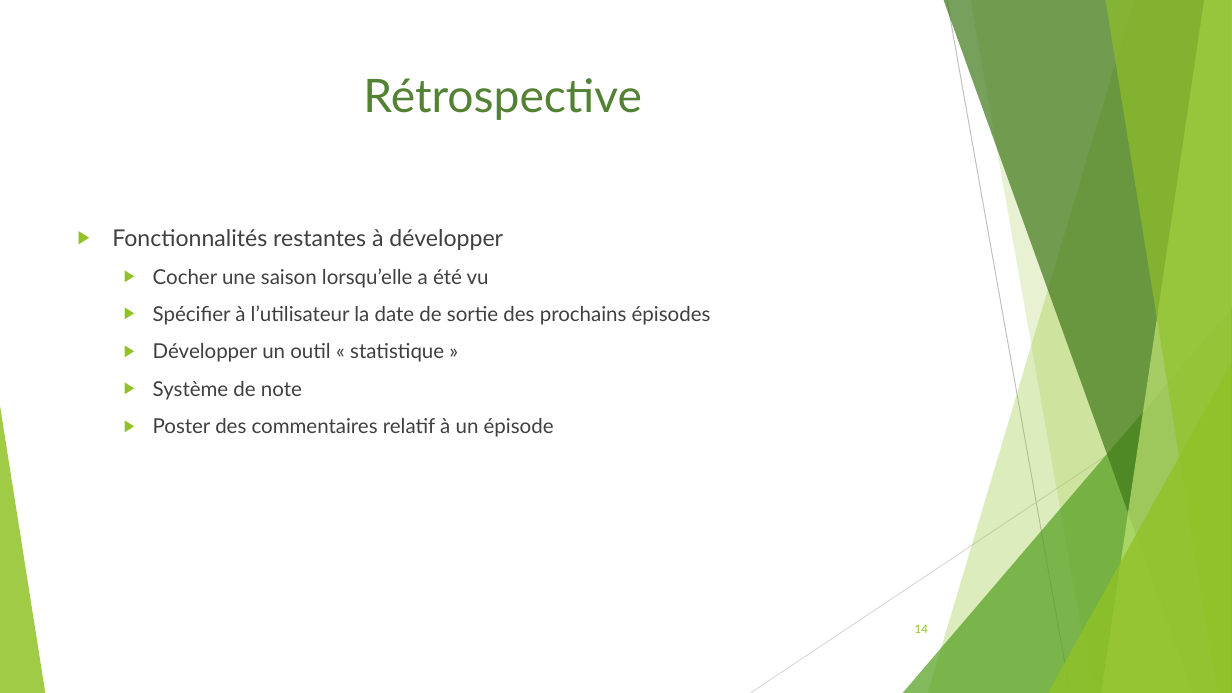
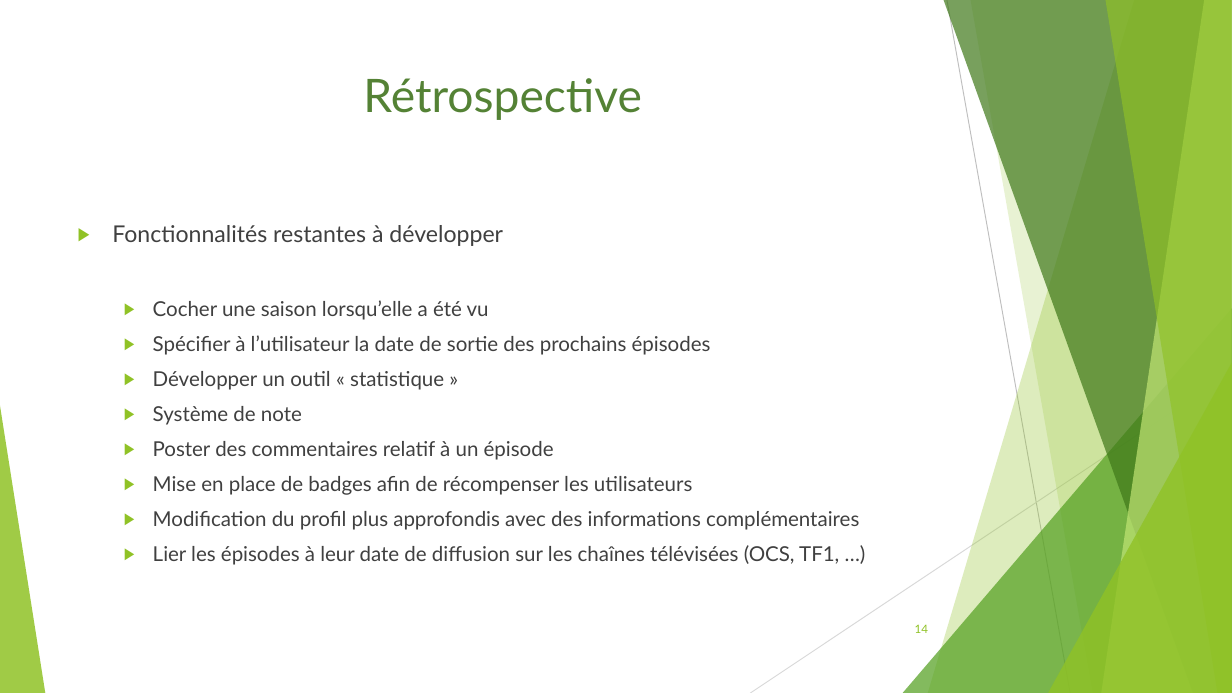
Before and after one commit to Bcante/recommandationSeries, a slide deck: slide 14 of diapoWebWindows.odp. Drawn at 1232x693 pixels with LibreOffice and Linux fonts; fonts in the diff are those of the drawing. Boxes give left, top, right and bottom in pixels: in the first picture for what was removed or moved away, otherwise in the second. Text is boxed around its words. In the diff, an @@ line names an element or a change of style, - is before the commit and + after.

Commit message:
Modif diapo

```diff
--- a/diapoWebWindows.odp
+++ b/diapoWebWindows.odp
@@ text at bbox=[112, 225, 711, 460]: line spacing 1 to 0.9 @@
@@ text at bbox=[153, 476, 859, 565]: paragraphs added @@
+  ▶ Mise en place de badges afin de récompenser les utilisateurs
+  ▶ Modification du profil plus approfondis avec des informations complémentaires
+  ▶ Lier les épisodes à leur date de diffusion sur les chaînes télévisées (OCS, TF1, …)
```
Also in this commit, not shown: 4 other slides changed.
